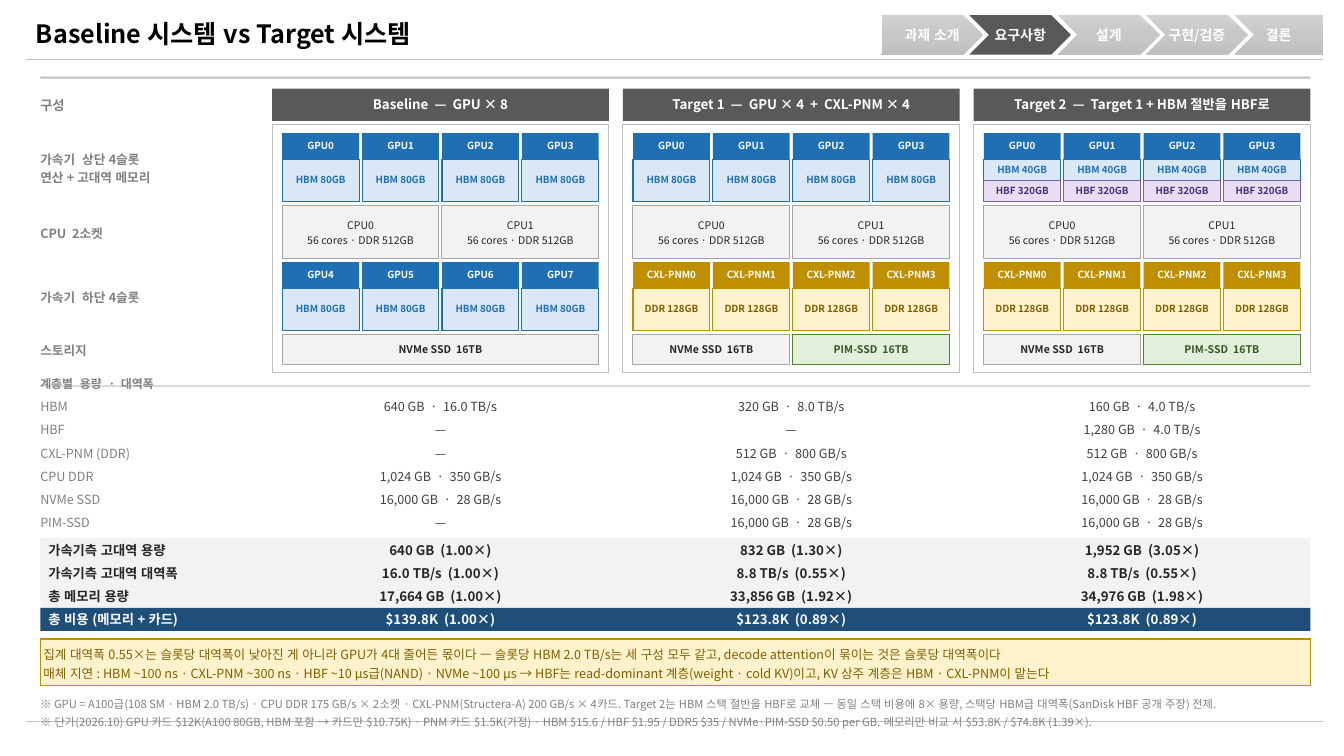
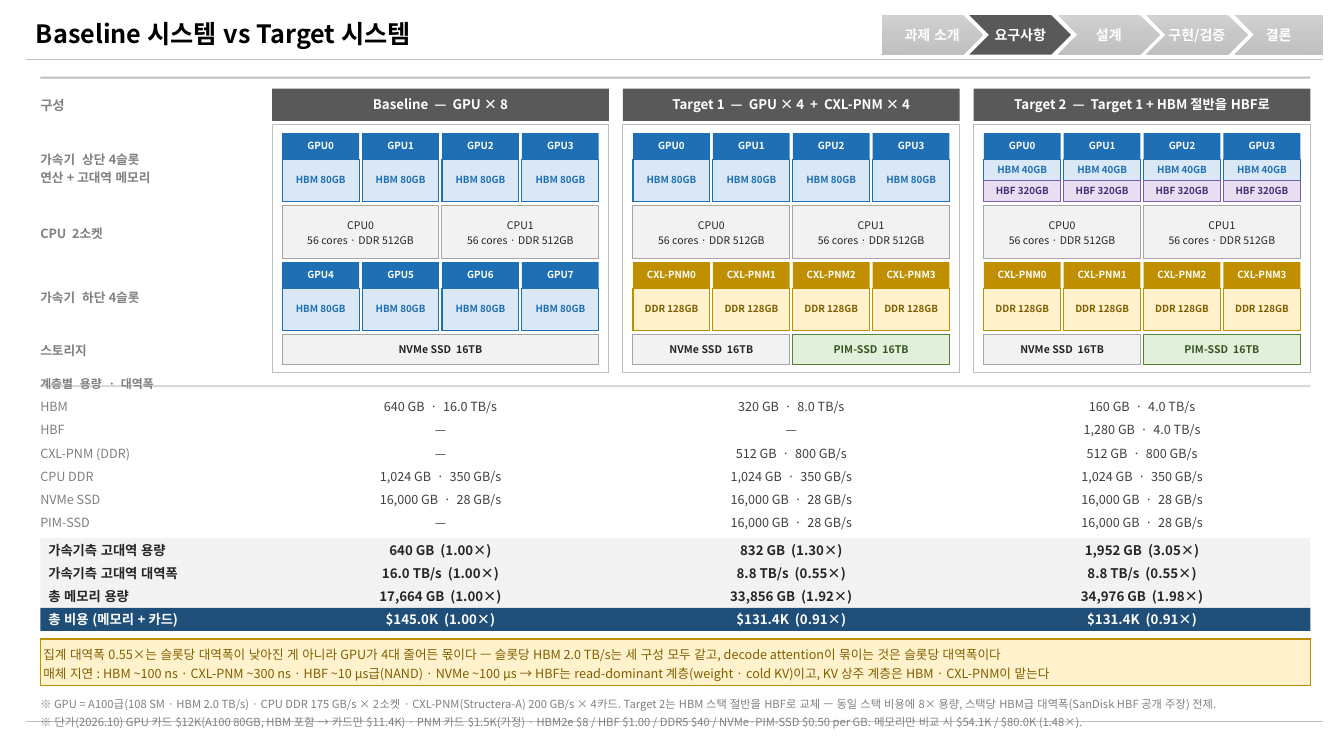
Before and after one commit to mkim0628/vllm, a slide deck: slide 1 of Baseline_vs_Target_cost_updated.pptx. Drawn at 1344x756 pixels with LibreOffice and Linux fonts; fonts in the diff are those of the drawing. Boxes give left, top, right and bottom in pixels: in the first picture for what was removed or moved away, otherwise in the second. Text is boxed around its words. In the diff, an @@ line names an element or a change of style, - is before the commit and + after.

```diff
--- a/Baseline_vs_Target_cost_updated.pptx
+++ b/Baseline_vs_Target_cost_updated.pptx
@@ text at bbox=[386, 612, 495, 627]: text changed @@
-$139.8K (1.00×)
+$145.0K (1.00×)
@@ text at bbox=[736, 612, 846, 627]: text changed @@
-$123.8K (0.89×)
+$131.4K (0.91×)
@@ text at bbox=[1087, 613, 1197, 627]: text changed @@
-$123.8K (0.89×)
+$131.4K (0.91×)
@@ text at bbox=[55, 717, 1083, 728]: text changed @@
-※ 단가(2026.10) GPU 카드 $12K(A100 80GB, HBM 포함 → 카드만 $10.75K) · PNM 카드 $1.5K(가정) · HBM $15.6 / HBF $1.95 / DDR5 $35 / NVMe·PIM-SSD $0.50 per GB. 메모리만 비교 시 $53.8K / $74.8K (1.39×).
+※ 단가(2026.10) GPU 카드 $12K(A100 80GB, HBM 포함 → 카드만 $11.4K) · PNM 카드 $1.5K(가정) · HBM2e $8 / HBF $1.00 / DDR5 $40 / NVMe·PIM-SSD $0.50 per GB. 메모리만 비교 시 $54.1K / $80.0K (1.48×).
```
